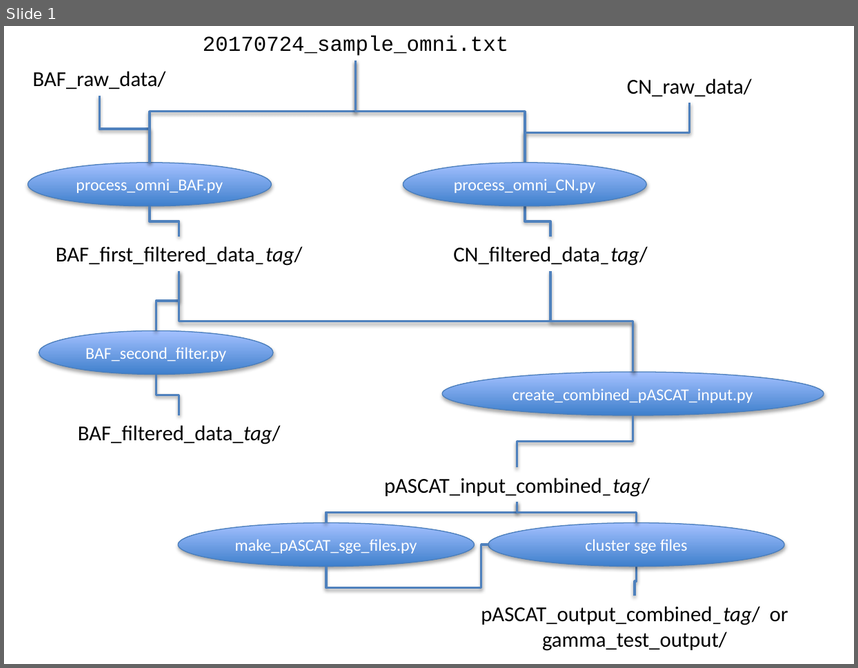
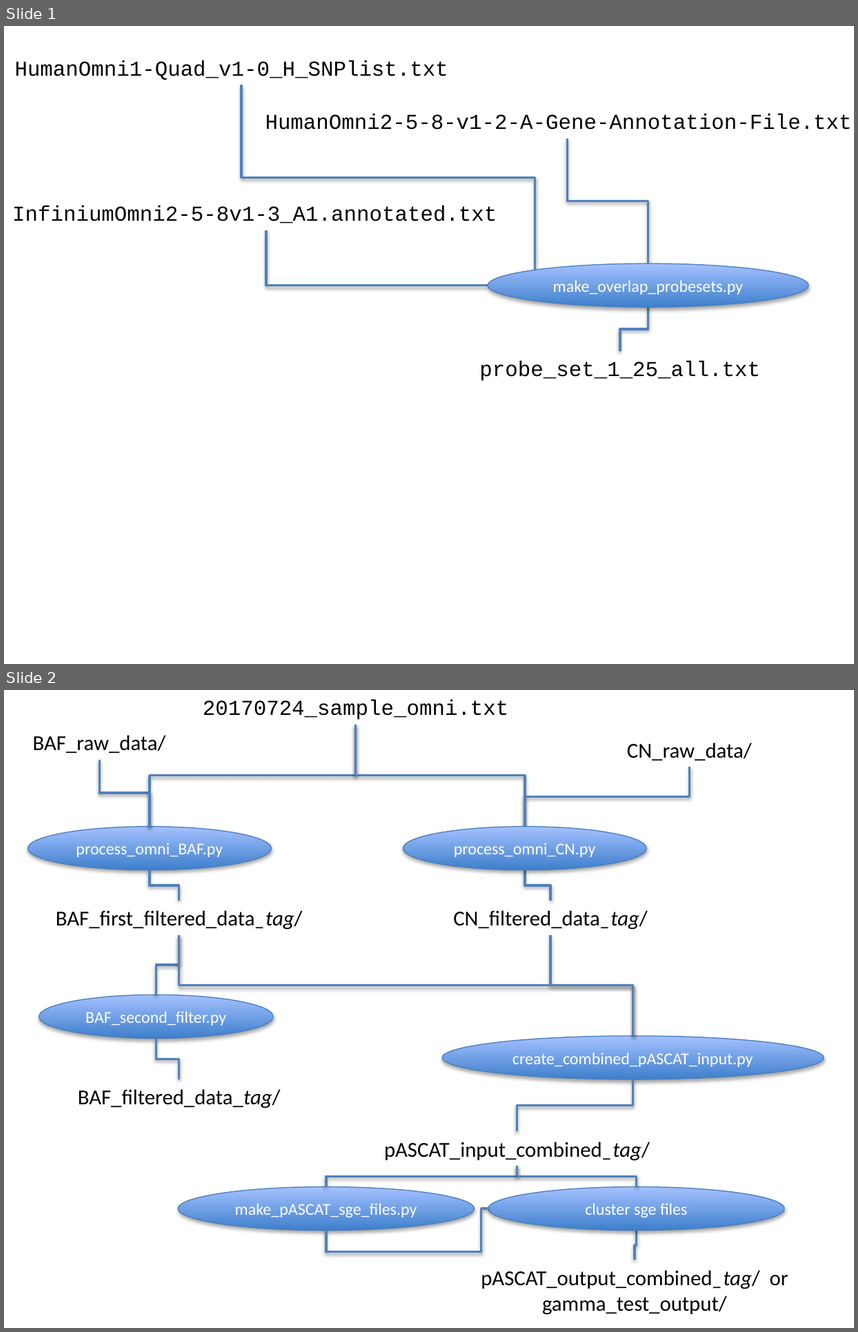
Before and after one commit to luciansmith/kuhner-python, a slide deck: Python program structure.pptx. Shown one above the other, each under a label of ours: slide 1 before the commit, slides 1 and 2 after it. The pictures are 858x668 and 858x1332 pixels, drawn with LibreOffice and Linux fonts; fonts in the diff are those of the drawing. Boxes give left, top, right and bottom in pixels: in the first picture for what was removed or moved away, otherwise in the second. Text is boxed around its words. In the diff, an @@ line names an element or a change of style, - is before the commit and + after.

Commit message:
Add graph for creating the probe set file.

```diff
--- a/Python program structure.pptx
+++ b/Python program structure.pptx
@@ slide 1 added at box(4, 26, 854, 664), background #FFFFFF @@
@@ text added at box(15, 60, 448, 80), 18 pt, text #000000 @@
+HumanOmni1-Quad_v1-0_H_SNPlist.txt
@@ elbow line added from (241, 85) to (535, 270), #4F81BD 2 pt @@
@@ text added at box(266, 114, 852, 129), 18 pt, text #000000 @@
+HumanOmni2-5-8-v1-2-A-Gene-Annotation-File.txt
@@ elbow line added from (568, 138) to (648, 263), #4F81BD 2 pt @@
@@ text added at box(12, 205, 497, 223), 18 pt, text #000000 @@
+InfiniumOmni2-5-8v1-3_A1.annotated.txt
@@ elbow line added from (266, 230) to (488, 285), #4F81BD 2 pt @@
@@ ellipse added at box(488, 263, 808, 307), fill gradient #3F80CE to #A4C4FF, outline #4B7EBC 0.75 pt, 14 pt, text #FFFFFF @@
+make_overlap_probesets.py
@@ elbow line added from (620, 351) to (648, 308), #4F81BD 2 pt @@
@@ text added at box(479, 361, 760, 381), 18 pt, text #000000 @@
+probe_set_1_25_all.txt
@@ what was slide 1 is now slide 2 @@
```
